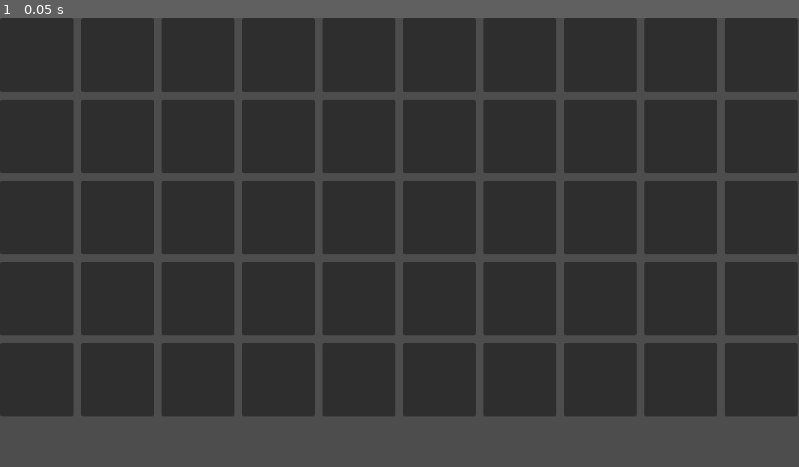
Above: before the commit, frame 1.
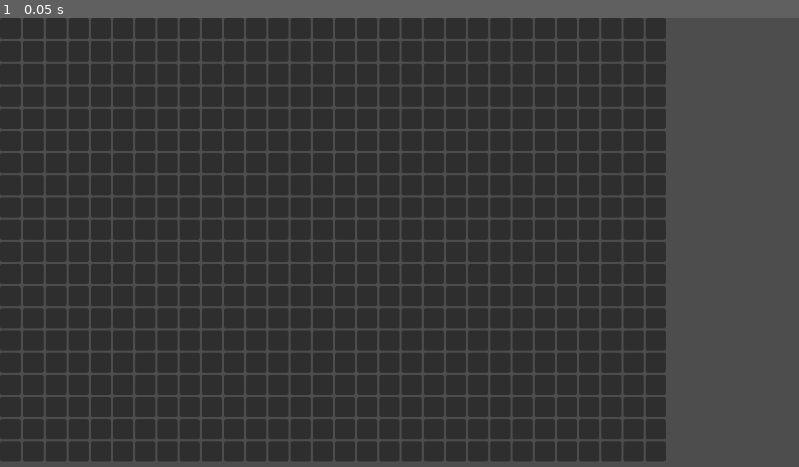
Above: after the commit, the same moment.

Repository: TheSentry/Bagpacking
Game: Godot game, scene res://inventory/inventory_grid/inventory_grid.tscn
Two runs of this game, one before a commit and one after it. Both use one fixed random seed, a clock stepped at 60 frames per second and the inputs below. This scene is started directly instead of the project's main scene.
Inputs:
- Up to frame 1 (0.05 s): no input

The runs differ from the first frame. In frame 1, 37% of the frame differs, in the area x 0-100%, y 0-99%.

Commit message:
added class_name for item

Diff:
--- a/inventory/inventory_grid/inventory_grid.gd
+++ b/inventory/inventory_grid/inventory_grid.gd
@@ -29,7 +29,6 @@
 func _on_node_resized():
 	if margin_container != null:
 
-
 		var tile_size = int(min(size.x / columns,size.y / rows))
 		margin_container.size = Vector2(tile_size*(columns),tile_size*(rows))
 
--- a/inventory/inventory_grid/inventory_grid.tscn
+++ b/inventory/inventory_grid/inventory_grid.tscn
@@ -11,6 +11,8 @@
 grow_horizontal = 2
 grow_vertical = 2
 script = ExtResource("1_8kcdc")
+columns = 30
+rows = 20
 slot_scence = ExtResource("2_teo60")
 
 [node name="MarginContainer" type="MarginContainer" parent="."]
--- a/inventory/inventory_slot/inventory_slot.gd
+++ b/inventory/inventory_slot/inventory_slot.gd
@@ -1,6 +1,6 @@
 extends Control
 
-var occupying  #items
+var occupying: Item
 
 func set_tile_size(tile_size:int) -> void:
 	size = Vector2i(tile_size,tile_size)
--- a/inventory/item/item.gd
+++ b/inventory/item/item.gd
@@ -1 +1,3 @@
+class_name Item
+
 extends Control
